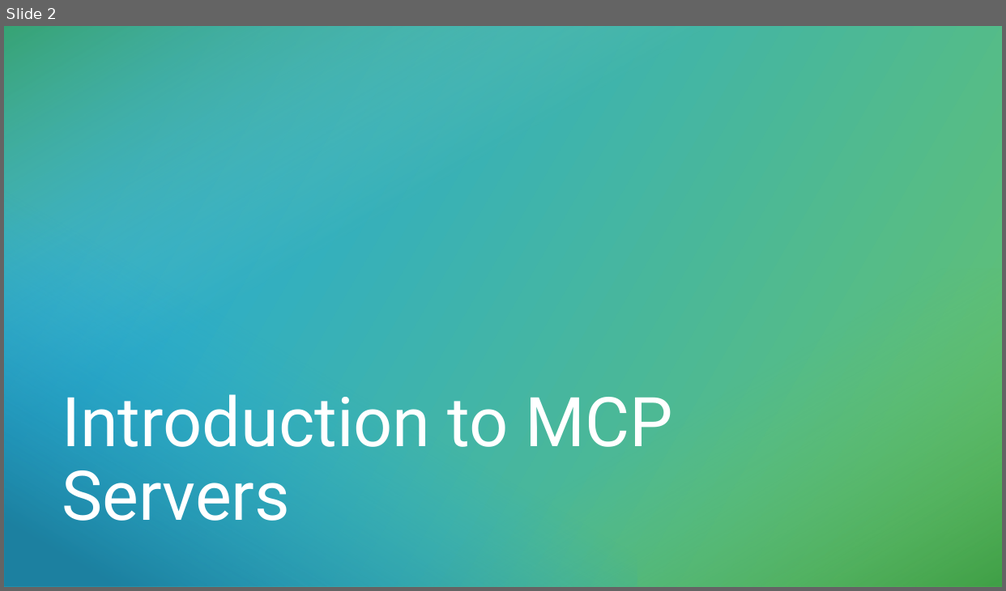
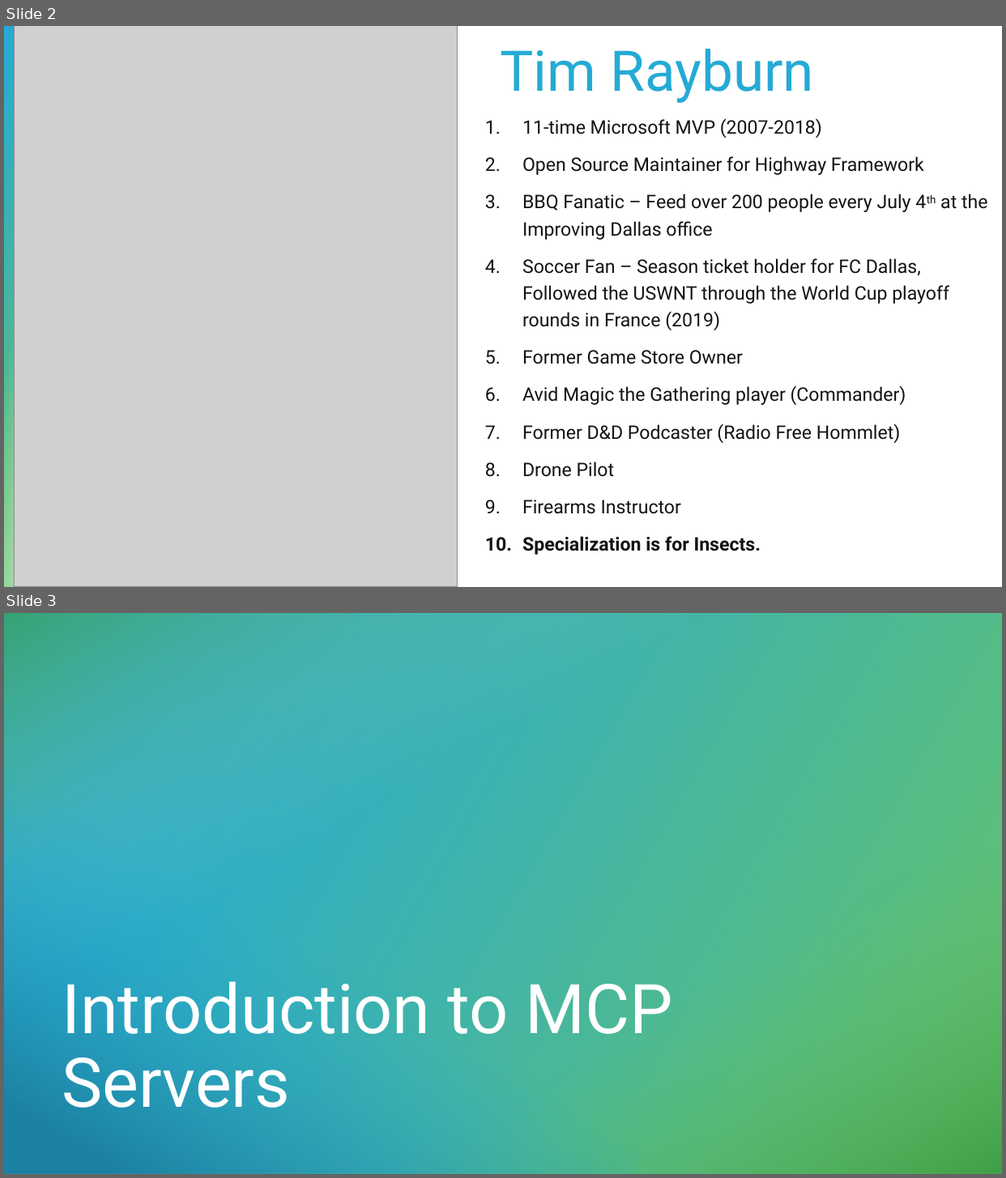
Before and after one commit to trayburn/presentation-mcp, a slide deck: MCP_Servers_Presentation.pptx. Shown one above the other, each under a label of ours: slide 2 before the commit, slides 2 and 3 after it. The pictures are 1006x591 and 1006x1178 pixels, drawn with LibreOffice and Linux fonts; fonts in the diff are those of the drawing; grey boxes stand for pictures. Boxes give left, top, right and bottom in pixels: in the first picture for what was removed or moved away, otherwise in the second. Text is boxed around its words. In the diff, an @@ line names an element or a change of style, - is before the commit and + after.

Commit message:
docs: update MCP servers presentation slides

```diff
--- a/MCP_Servers_Presentation.pptx
+++ b/MCP_Servers_Presentation.pptx
@@ slide 2 added at [4, 26, 1002, 587], background #FFFFFF @@
@@ rectangle added at [4, 26, 14, 587], fill gradient #25AAD5 to #66C26C @@
@@ picture added at [14, 26, 457, 587] @@
@@ title added at [501, 49, 814, 103], 54 pt, text gradient #25AAD5 to #66C26C @@
+Tim Rayburn
@@ text added at [522, 118, 987, 555], 18 pt, text #131313 @@
+1. 11-time Microsoft MVP (2007-2018)
+2. Open Source Maintainer for Highway Framework
+3. BBQ Fanatic – Feed over 200 people every July 4th at the Improving Dallas office
+4. Soccer Fan – Season ticket holder for FC Dallas, Followed the USWNT through the World Cup playoff rounds in France (2019)
+5. Former Game Store Owner
+6. Avid Magic the Gathering player (Commander)
+7. Former D&D Podcaster (Radio Free Hommlet)
+8. Drone Pilot
+9. Firearms Instructor
+10. Specialization is for Insects.
@@ rectangle added at [4, 315, 14, 587], fill gradient #A3DAA7 @@
@@ what was slide 2 is now slide 3 @@
```
